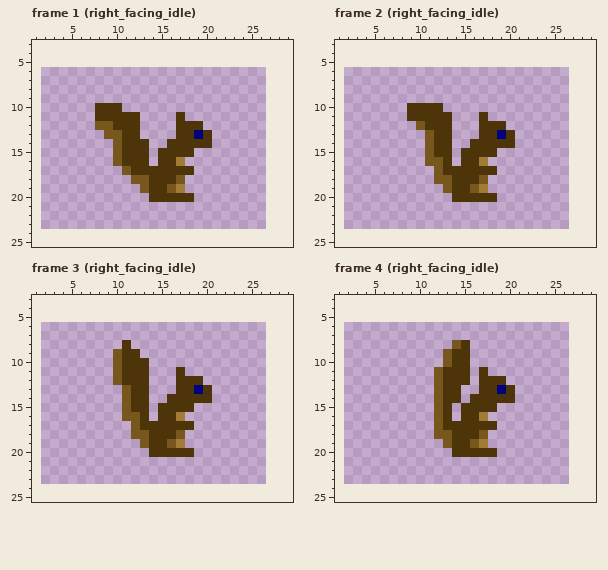
One commit to this pixel-art file: art/squirrel/squirrel.ase. That is the earlier state.
25x18 pixels, 12 frames. Shown: frame 1 (right_facing_idle): x 1..29, y 3..25; frame 2 (right_facing_idle): x 1..29, y 3..25; frame 3 (right_facing_idle): x 1..29, y 3..25; frame 4 (right_facing_idle): x 1..29, y 3..25. The old version is drawn lined up with the new one, on the new canvas. The commit also changed other frames, which this record leaves out.
After:
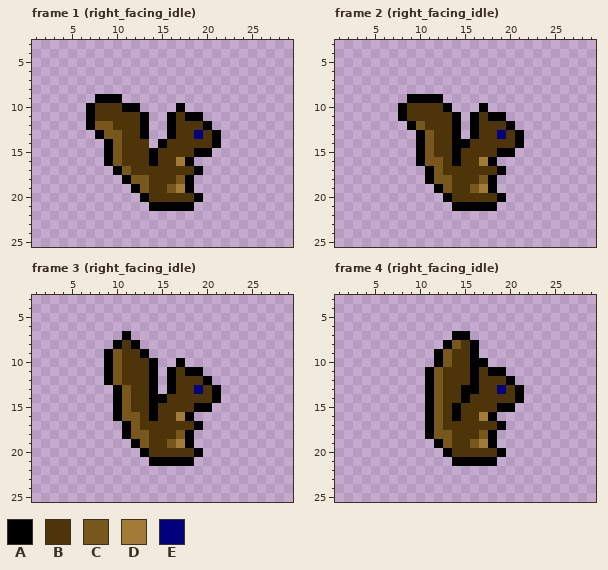
Palette (. is transparent): A #000000  B #4d3509  C #77571c  D #a27c36  E #02007d
The edit:
canvas 25x18 -> 30x30, the old top-left corner now at 2,6
--- frame 1 (right_facing_idle)
@@ x 5..23 @@
  8 ...................
- 9 ...................
-10 ...BBB.............
-11 ...BBBBB....B......
-12 ...CCBBB....BBB....
-13 ....CCBB....BBEB...
-14 .....CBBB..BBBBB...
-15 .....CBBB.BBBB.....
-16 .....CBBB.BBD......
-17 ......CBBBBBBB.....
-18 .......CCBBBC......
-19 ........CBBCD......
-20 .........BBBBB.....
-21 ...................
+ 9 ...AAA.............
+10 ..ABBBAA....A......
+11 ..ABBBBBA..ABAA....
+12 ..ACCBBBA..ABBBA...
+13 ...ACCBBA..ABBEBA..
+14 ....ACBBB.ABBBBBA..
+15 ....ACBBBABBBBAA...
+16 ....ACBBBABBDA.....
+17 .....ACBBBBBBBA....
+18 ......ACCBBBCA.....
+19 .......ACBBCDA.....
+20 ........ABBBBBA....
+21 .........AAAAA.....
 22 ...................
--- frame 2 (right_facing_idle)
@@ x 6..23 @@
  8 ..................
- 9 ..................
-10 ...BBBB...........
-11 ...BBBBB...B......
-12 ....CBBB...BBB....
-13 .....CBB...BBEB...
-14 .....CBB..BBBBB...
-15 .....CBB.BBBB.....
-16 .....CCB.BBD......
-17 ......CBBBBBB.....
-18 ......CCBBBC......
-19 .......CBBCD......
-20 ........BBBBB.....
-21 ..................
+ 9 ...AAAA...........
+10 ..ABBBBA...A......
+11 ..ABBBBBA.ABAA....
+12 ...ACBBBA.ABBBA...
+13 ....ACBBA.ABBEBA..
+14 ....ACBBAABBBBBA..
+15 ....ACBBABBBBAA...
+16 ....ACCBABBDA.....
+17 .....ACBBBBBBA....
+18 .....ACCBBBCA.....
+19 ......ACBBCDA.....
+20 .......ABBBBBA....
+21 ........AAAAA.....
 22 ..................
--- frame 3 (right_facing_idle)
@@ x 7..23 @@
  6 .................
- 7 .................
- 8 ....B............
- 9 ...CBB...........
-10 ...CBBB..........
-11 ...CBBB...B......
-12 ...CBBB...BBB....
-13 ....CBB...BBEB...
-14 ....CBB..BBBBB...
-15 ....CBB.BBBB.....
-16 ....CCB.BBD......
-17 .....CBBBBBB.....
-18 .....CCBBBC......
-19 ......CBBCD......
-20 .......BBBBB.....
-21 .................
+ 7 ....A............
+ 8 ...ABA...........
+ 9 ..ACBBA..........
+10 ..ACBBBA..A......
+11 ..ACBBBA.ABAA....
+12 ..ACBBBA.ABBBA...
+13 ...ACBBA.ABBEBA..
+14 ...ACBBAABBBBBA..
+15 ...ACBBABBBBAA...
+16 ...ACCBABBDA.....
+17 ....ACBBBBBBA....
+18 ....ACCBBBCA.....
+19 .....ACBBCDA.....
+20 ......ABBBBBA....
+21 .......AAAAA.....
 22 .................
--- frame 4 (right_facing_idle)
@@ x 9..23 @@
  6 ...............
- 7 ...............
- 8 .....CB........
- 9 ....CBB........
-10 ....CBB........
-11 ...CBBB.B......
-12 ...CBBB.BBB....
-13 ...CBB..BBEB...
-14 ...CBB.BBBBB...
-15 ...CB.BBBB.....
-16 ...CB.BBD......
-17 ...CBBBBBB.....
-18 ...CCBBBC......
-19 ....CBBCD......
-20 .....BBBBB.....
-21 ...............
+ 7 .....AA........
+ 8 ....ACBA.......
+ 9 ...ACBBA.......
+10 ...ACBBAA......
+11 ..ACBBBABAA....
+12 ..ACBBBABBBA...
+13 ..ACBBAABBEBA..
+14 ..ACBBABBBBBA..
+15 ..ACBABBBBAA...
+16 ..ACBABBDA.....
+17 ..ACBBBBBBA....
+18 ..ACCBBBCA.....
+19 ...ACBBCDA.....
+20 ....ABBBBBA....
+21 .....AAAAA.....
 22 ...............
